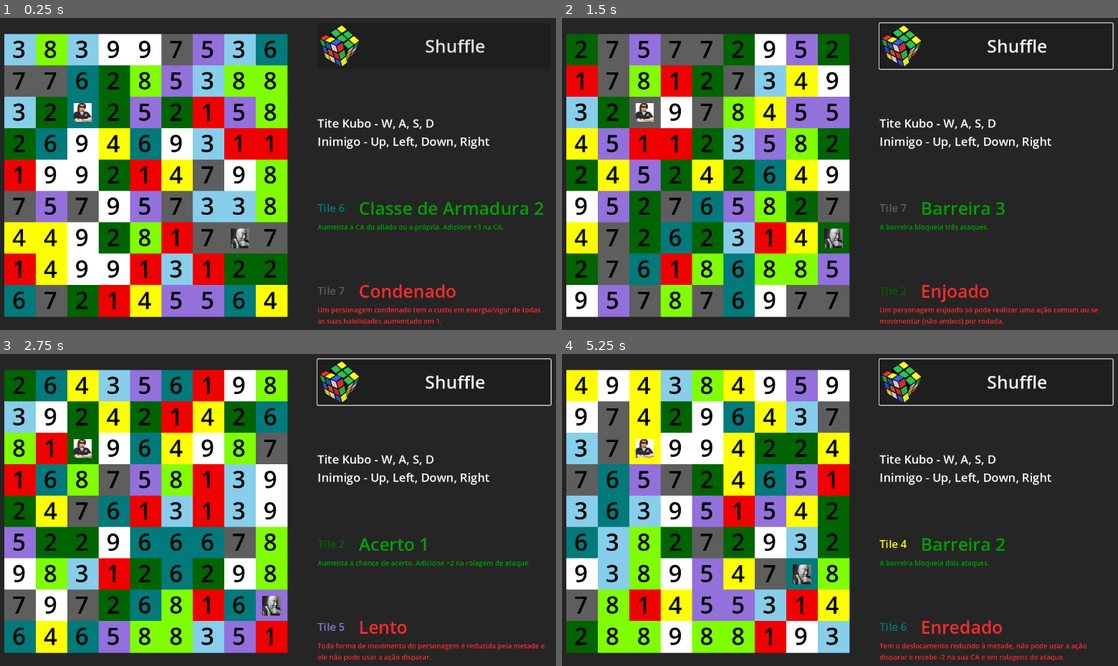
Above: before the commit, frames 1-4 (two rows, left to right).
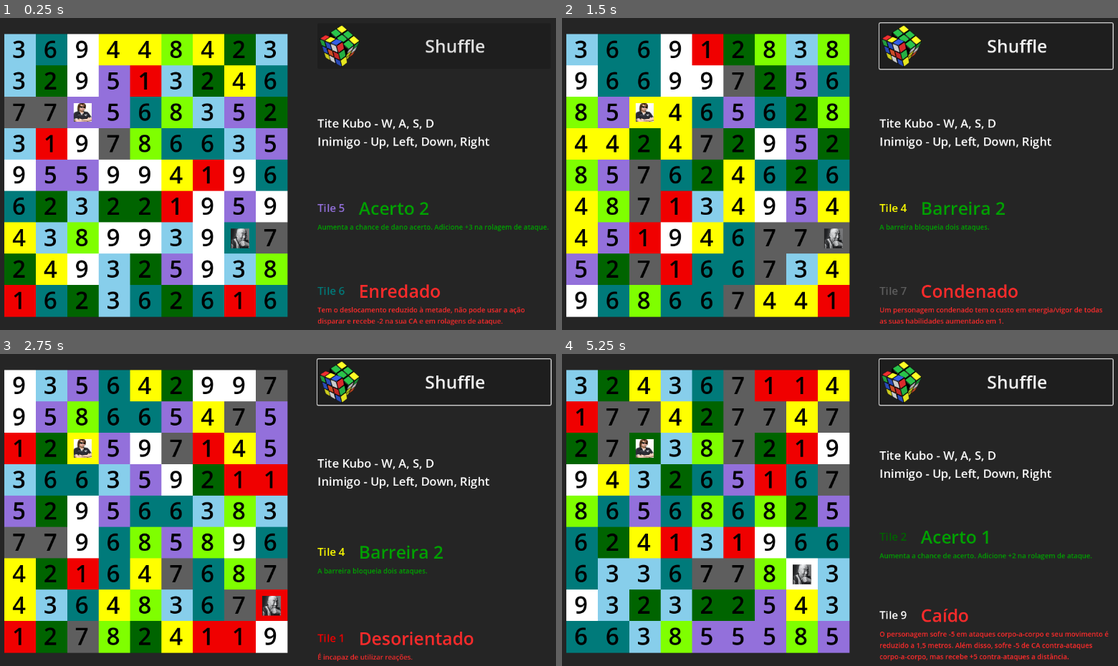
Above: after the commit, the same moments.

Repository: ochocss/tite-kubo
Game: Godot game, scene res://scenes/root.tscn
Same seed, same stepped clock (60 frames per second), same inputs: the game is played once before the commit and once after it.
Inputs (mouse positions are in pixels of both pictures, inside the frame that each line leads up to):
- Up to frame 1 (0.25 s): no input
- Up to frame 2 (1.5 s): click "Shuffle" at 0.5 s; tap Enter at 1.25 s; move the mouse to (584, 52) at 1.27 s; hold Right (inimigo_right) from 1.28 s (still down)
- Up to frame 3 (2.75 s): tap Space at 2 s; release Right (inimigo_right) at 2.03 s; hold Down (inimigo_down) from 2.03 s (still down)
- Up to frame 4 (5.25 s): tap Enter at 2.75, 4.25 s; release Down (inimigo_down) at 2.78 s; hold Right (inimigo_right) 2.78-3.53 s; tap Space at 3.5, 5 s; hold Up (inimigo_up) 3.53-4.28 s; hold Left (inimigo_left) from 4.28 s (still down)

The runs differ from the first frame. In frame 1, 41% of the frame differs, in the area x 0-99%, y 5-99%; in frame 2, 41%; in frame 3, 45%, in the area x 0-98%, y 5-99%; in frame 4, 43%.

Commit message:
Upgrade RNG

Diff:
--- a/scripts/root.gd
+++ b/scripts/root.gd
@@ -13,6 +13,8 @@
 @onready var block_node = preload("res://scenes/block.tscn")
 @onready var tite_kubo_preload = preload("res://scenes/tite_kubo.tscn")
 @onready var inimigo_preload = preload("res://scenes/inimigo.tscn")
+
+@onready var rng = RandomNumberGenerator.new()
 
 var grid_container : GridContainer
 var tite_kubo : Sprite2D
@@ -72,10 +74,12 @@
 func fill_grid():
 	grid_container = grid_container_preload.instantiate()
 	add_child(grid_container)
+	rng.randomize()
 
 	for i in range(81):
 		var block = block_node.instantiate()
-		var resource = load("res://resources/block" + str(RandomNumberGenerator.new().randi_range(1, 9)) + ".tres")
+
+		var resource = load("res://resources/block" + str(rng.randi_range(1, 9)) + ".tres")
 		block.set_resource(resource)
 
 		grid_container.add_child(block)
